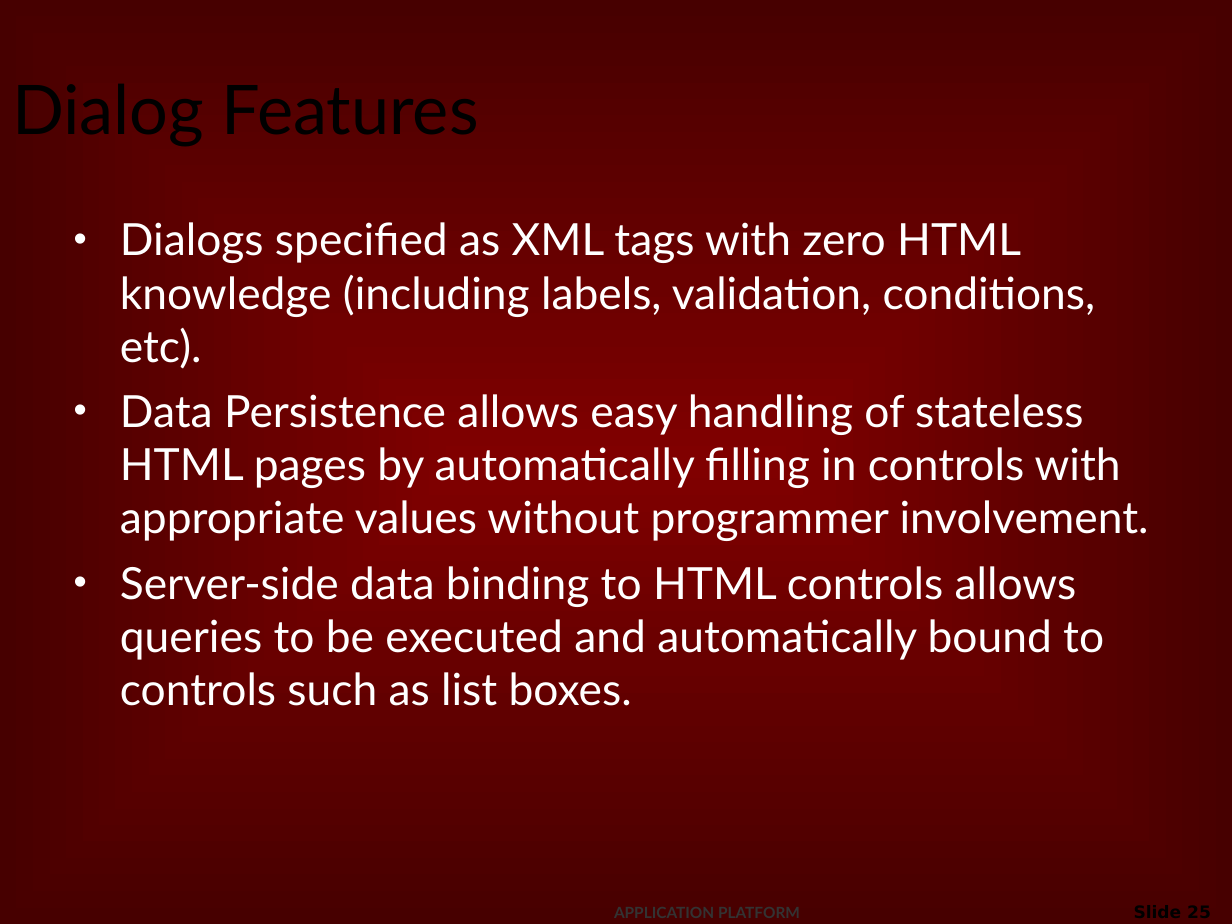
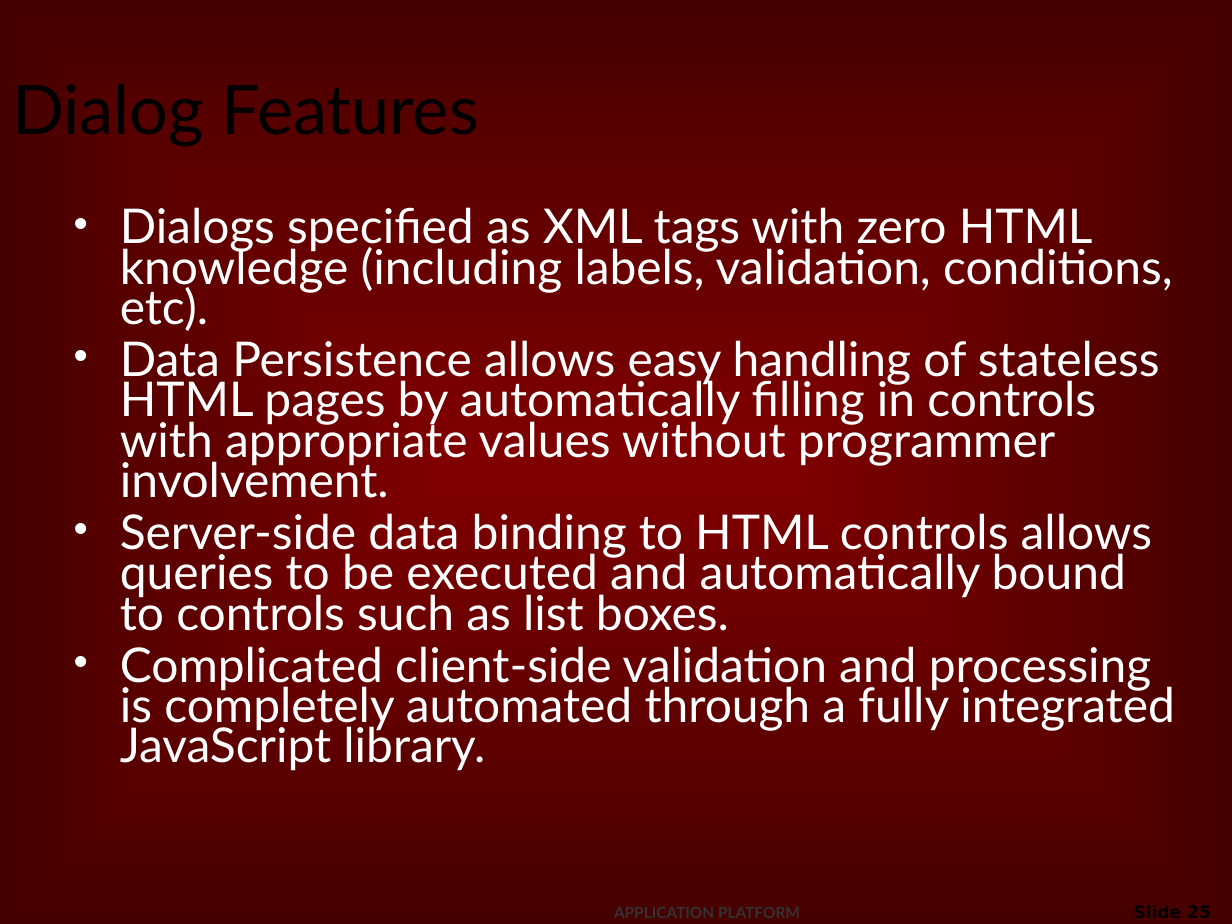
Before and after one commit to netspective/sparx-2001, a slide deck: slide 25 of Sparx/web-shared/docs/project/Introduction_to_Sparx.ppt. Drawn at 1232x924 pixels with LibreOffice and Linux fonts; fonts in the diff are those of the drawing; background and template pictures are left out. Boxes give left, top, right and bottom in pixels: in the first picture for what was removed or moved away, otherwise in the second. Text is boxed around its words. In the diff, an @@ line names an element or a change of style, - is before the commit and + after.

```diff
--- a/Sparx/web-shared/docs/project/Introduction_to_Sparx.ppt
+++ b/Sparx/web-shared/docs/project/Introduction_to_Sparx.ppt
@@ text at (x1=120, y1=207, x2=1173, y2=631): size 25.9 to 28 pt in "Dialogs specified as XML tags with zero ...", "Data Persistence allows easy handling of stateless ...", "Server-side data binding to HTML controls allows ..."; line spacing 1 to 0.7 @@
@@ text at (x1=120, y1=646, x2=1175, y2=771): paragraph added @@
+• Complicated client-side validation and processing is completely automated through a fully integrated JavaScript library.
```
Also in this commit, not shown: 8 other slides changed, 1 slide added, 1 slide removed.
